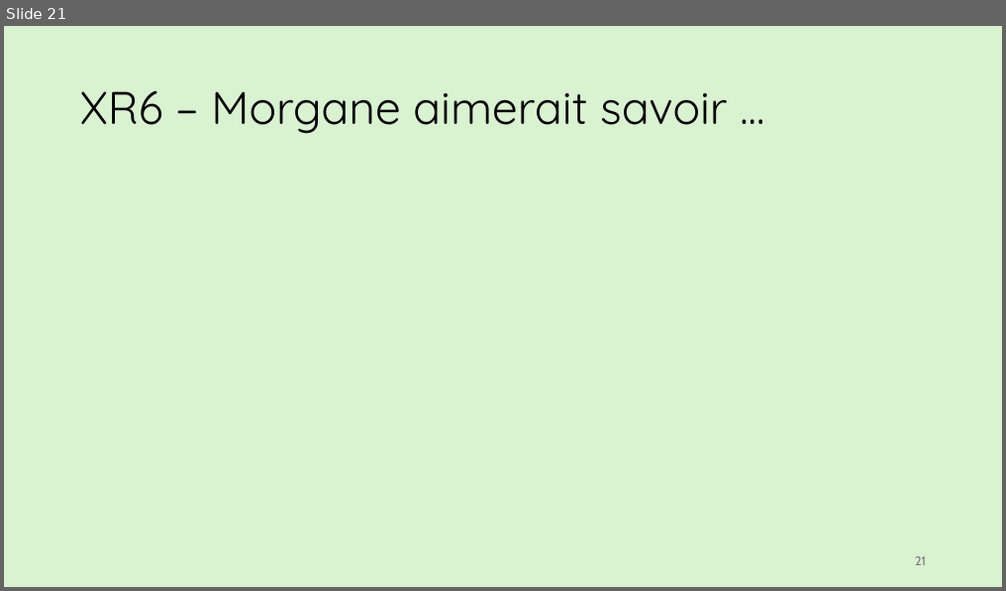
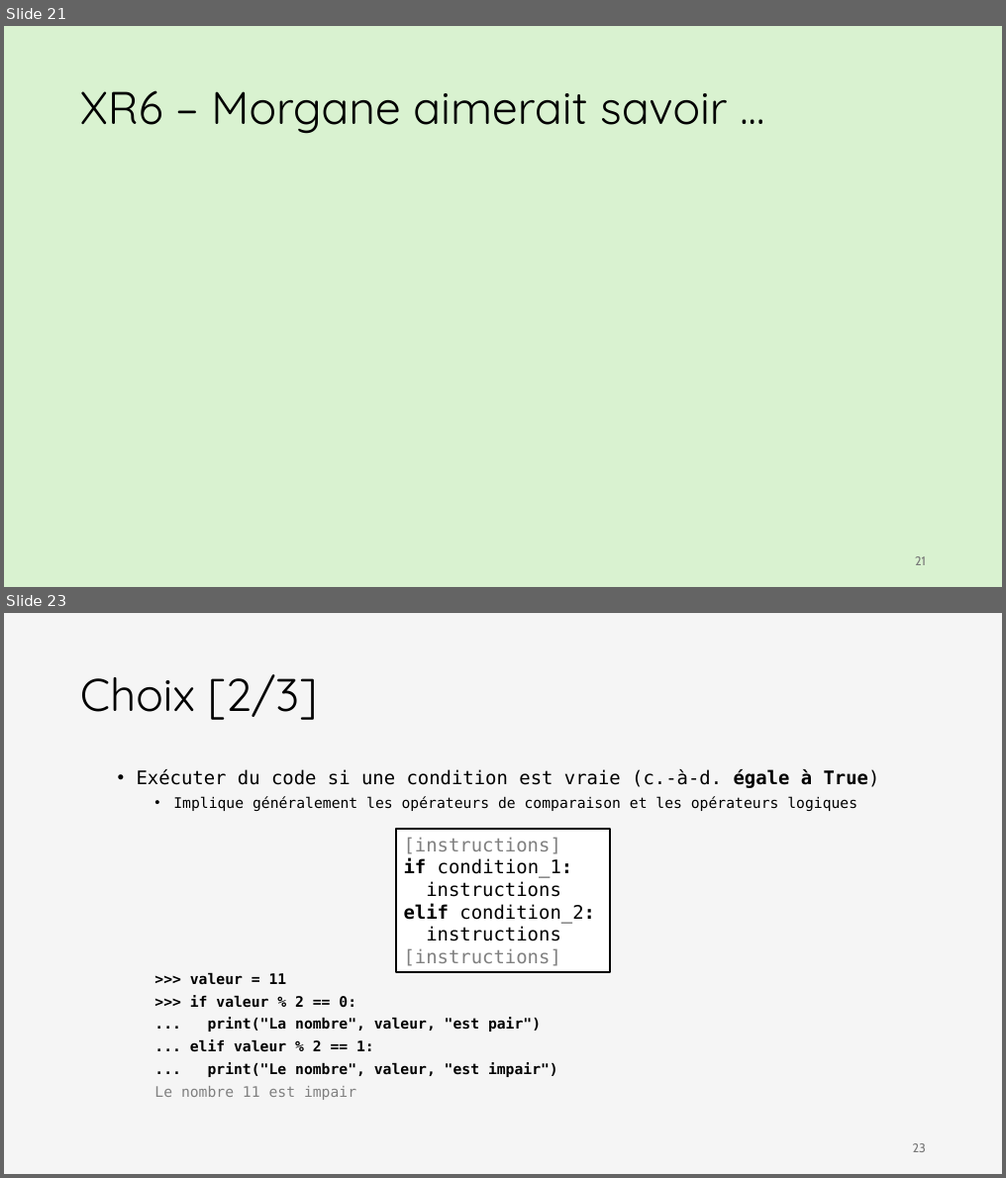
Before and after one commit to iannickgagnon/sagedays_iannick_2026, a slide deck: python_1/presentation_python_1.pptx. Shown one above the other, each under a label of ours: slide 21 before the commit, slides 21 and 23 after it; the slides between them are not shown. The pictures are 1006x591 and 1006x1178 pixels, drawn with LibreOffice and Linux fonts; fonts in the diff are those of the drawing; grey boxes stand for pictures. Boxes give left, top, right and bottom in pixels: in the first picture for what was removed or moved away, otherwise in the second. Text is boxed around its words. In the diff, an @@ line names an element or a change of style, - is before the commit and + after.

```diff
--- a/python_1/presentation_python_1.pptx
+++ b/python_1/presentation_python_1.pptx
@@ slide 23 added at bbox=[4, 613, 1002, 1174], background #F5F5F5 @@
@@ title added at bbox=[80, 674, 318, 720], 44 pt, text #000000 @@
+Choix [2/3]
@@ text added at bbox=[137, 769, 880, 1100], 14 pt, text #000000, bold @@
+  • Exécuter du code si une condition est vraie (c.-à-d. égale à True)
+    • Implique généralement les opérateurs de comparaison et les opérateurs logiques
+    >>> valeur = 11
+    >>> if valeur % 2 == 0:
+    ... print("La nombre", valeur, "est pair")
+    ... elif valeur % 2 == 1:
+    ... print("Le nombre", valeur, "est impair")
+    Le nombre 11 est impair
@@ rectangle added at bbox=[396, 829, 610, 972], fill #FFFFFF, outline #000000 1.5 pt, 18 pt, text #000000 @@
+[instructions]
+if condition_1:
+instructions
+elif condition_2:
+instructions
+[instructions]
@@ page number added at bbox=[913, 1144, 926, 1153], 12 pt, text #797979 @@
+23
```
Also in this commit, not shown: 1 slide changed, 2 other slides added, 1 slide removed.
